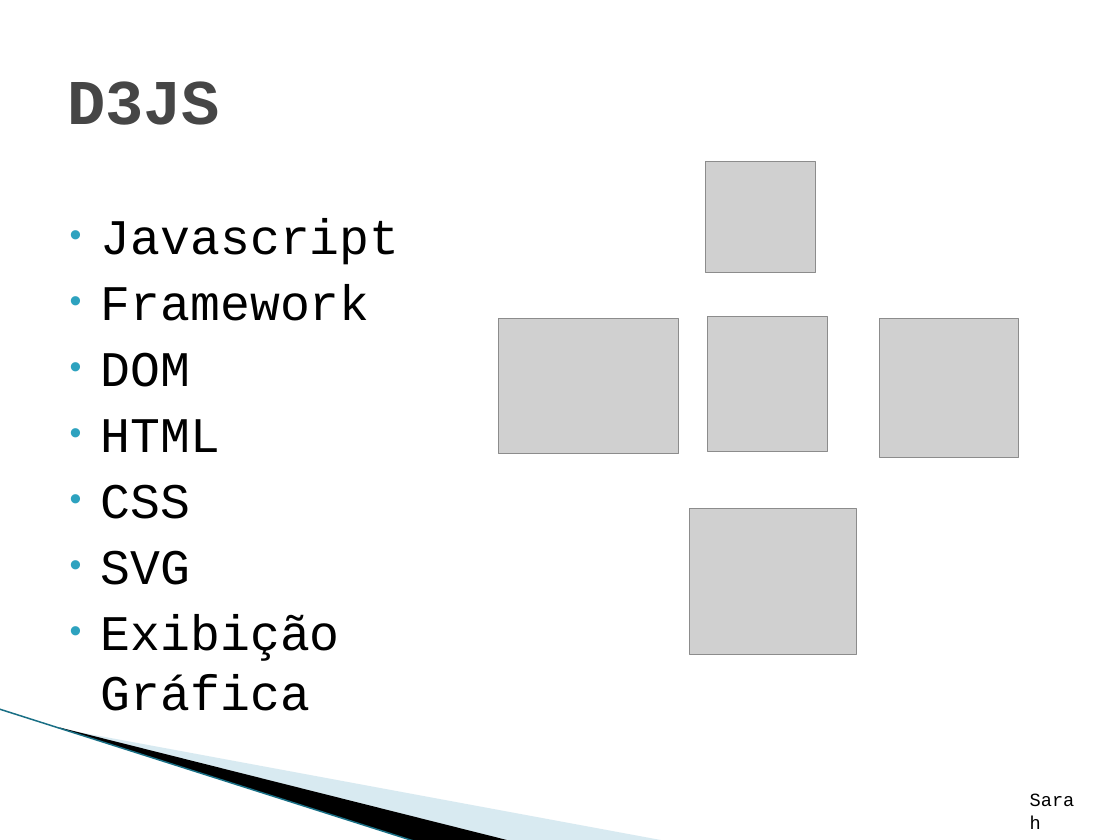
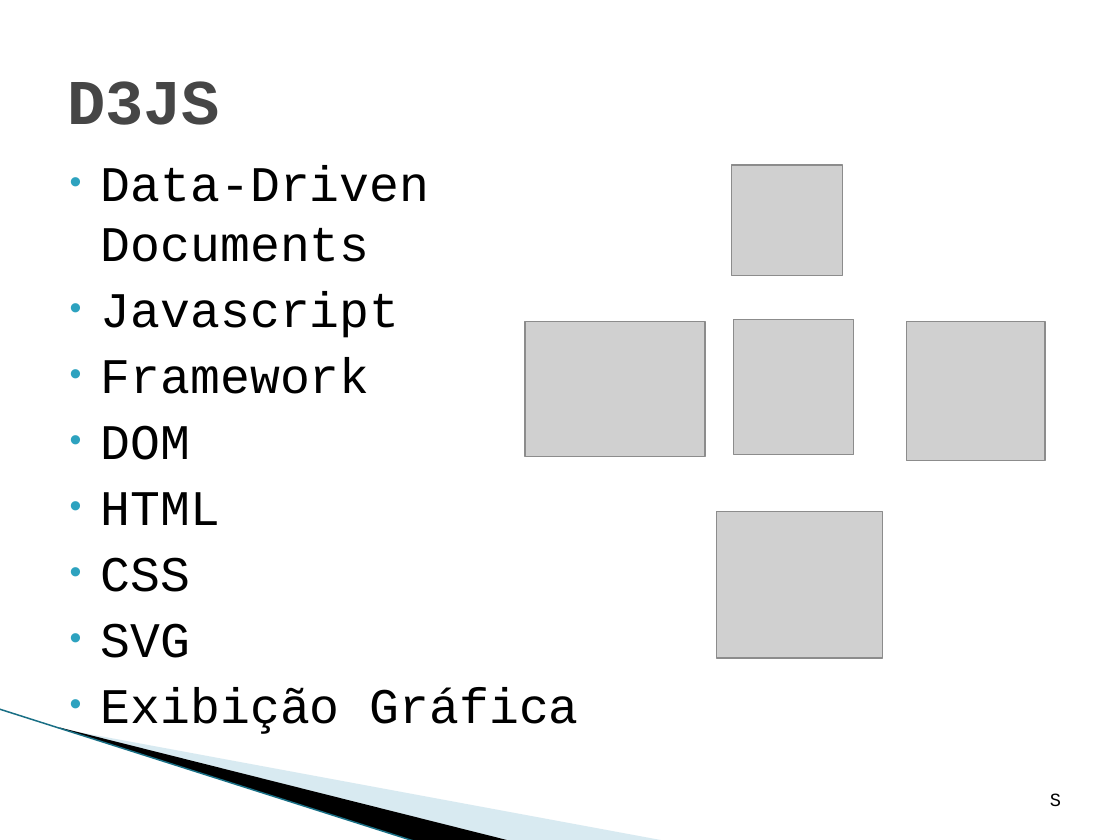
Before and after one commit to WeslleySanto/UNIP-CC, a slide deck: slide 4 of TCC/apresentação-tcc.pptx. Drawn at 1120x840 pixels with LibreOffice and Linux fonts; fonts in the diff are those of the drawing; grey boxes stand for pictures; background and template pictures are left out. Boxes give left, top, right and bottom in pixels: in the first picture for what was removed or moved away, otherwise in the second. Text is boxed around its words. In the diff, an @@ line names an element or a change of style, - is before the commit and + after.

```diff
--- a/TCC/apresentação-tcc.pptx
+++ b/TCC/apresentação-tcc.pptx
@@ text "Data-Driven Documents": place and size @@
-text "Data-Driven Documents" at (101,218,400,711)
+text "Data-Driven Documents" at (101,165,579,734)
@@ text at (101,165,430,262): paragraph added @@
+• Data-Driven Documents
@@ picture: place and size @@
-picture at (498,319,679,455)
+picture at (525,321,706,457)
@@ picture: place and size @@
-picture at (879,319,1018,458)
+picture at (906,321,1045,460)
@@ 3 pictures: place and size @@
-3 pictures at (690,161,857,655)
+3 pictures at (717,165,884,659)
@@ text at (1050,793,1061,807): text changed @@
-Sarah
+S
```
Also in this commit, not shown: 21 other slides changed, 1 slide added.
